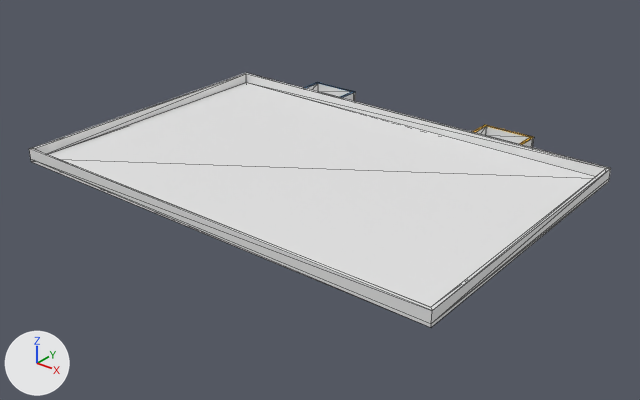
An edit to the glTF model CFR2024/meshes/table_col.glb, drawn before and after from the same camera.
One viewpoint serves both versions: a 50 mm camera at (3.24, -3.98, 2.27) aimed at (0.06, 0.0, -0.19). The lights are fixed; the arrows at lower left show +X, +Y and +Z. Mesh edges are drawn as thin lines. Vertices at the same position are counted once.

The scene before the commit, as lines of its bpy script (objects in view):
```python
me_cube_003 = bpy.data.meshes.new('Cube.003')
me_cube_003.from_pydata(...)  # 80 vertices, 156 faces; spans x -1.52..1.52, y -1.02..1.19, z -0.01..0.08
# faces by material slot: [136, 10, 10]
me_cube_003.materials.append(mat_silexgrey)  # white #e7e7e7
me_cube_003.materials.append(mat_blue)  # blue #005b8c
me_cube_003.materials.append(mat_yellow)  # yellow #f7b500
ob_tablecol = bpy.data.objects.new('TableCol', me_cube_003)
ob_tablecol.location = (0.0, 0.0, 0.0)
```
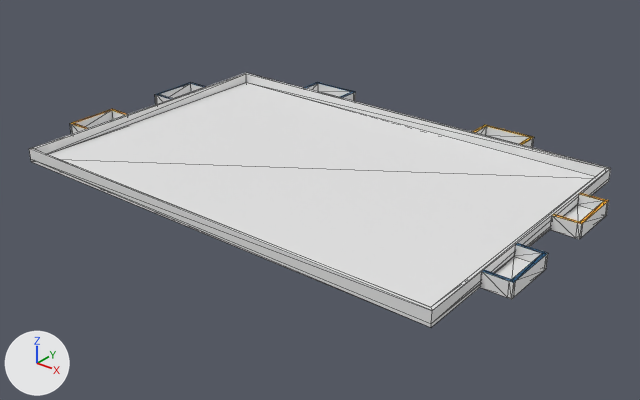
Commit message: Updated table

Where the change shows, as pixel boxes (x1, y1, x2, y2) in the pictures (640 x 400 px):
part 1 of me_cube_003, added
    after: (155, 82, 205, 104)
part 2 of me_cube_003, added
    after: (480, 243, 548, 299)
part 3 of me_cube_003, added
    after: (550, 193, 609, 239)
part 4 of me_cube_003, added
    after: (70, 109, 127, 134)

The change in detail:
Picture 'blue_window_box' (img_blue_window_box) is new.
Picture 'yellow_window_box' (img_yellow_window_box) is new.
Material 'BlueStrip' (mat_bluestrip) is new.
Its texture is img_blue_window_box.
Material 'YellowStripe' (mat_yellowstripe) is new.
Its texture is img_yellow_window_box.
me_cube_003 has 80 vertices, 156 faces and spans x -1.52..1.52, y -1.02..1.19, z -0.01..0.08.
me_cube_003 is used by ob_tablecol; location (0.0, 0.0, 0.0).
me_cube_003 part 1: the loose piece of 28 vertices spanning x -0.92..-0.55, y 1.02..1.19, z -0.01..0.08 is copied, and the copy is turned 90 degrees about the z axis through its middle, then moved by (-0.87, -0.72, 0.0); it spans x -1.69..-1.52, y 0.2..0.57, z -0.01..0.08.
me_cube_003 part 2: the loose piece of 28 vertices spanning x 0.55..0.92, y 1.02..1.19, z -0.01..0.08 is copied, and the copy is turned -90 degrees about the z axis through its middle, then moved by (0.87, -1.49, 0.0); it spans x 1.52..1.69, y -0.57..-0.2, z -0.01..0.08.
me_cube_003 part 3: the loose piece of 28 vertices spanning x 0.55..0.92, y 1.02..1.19, z -0.01..0.08 is copied, and the copy is turned -90 degrees about the z axis through its middle, then moved by (0.87, -0.72, 0.0); it spans x 1.52..1.69, y 0.2..0.57, z -0.01..0.08.
me_cube_003 part 4: the loose piece of 28 vertices spanning x -0.92..-0.55, y 1.02..1.19, z -0.01..0.08 is copied, and the copy is turned 90 degrees about the z axis through its middle, then moved by (-0.87, -1.49, 0.0); it spans x -1.69..-1.52, y -0.57..-0.2, z -0.01..0.08.
me_cube_003 now uses material mat_bluestrip (picture img_blue_window_box).
me_cube_003 now uses material mat_yellowstripe (picture img_yellow_window_box).
